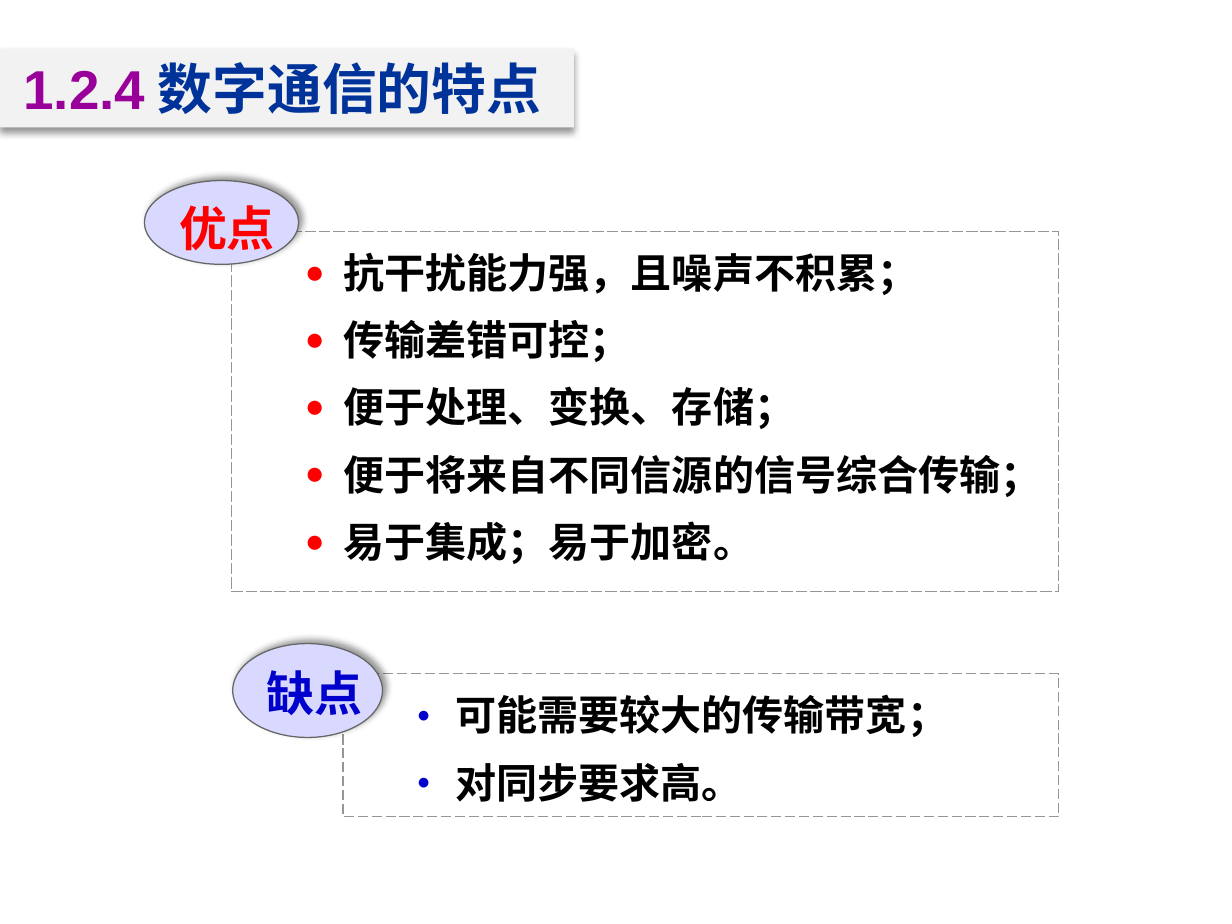
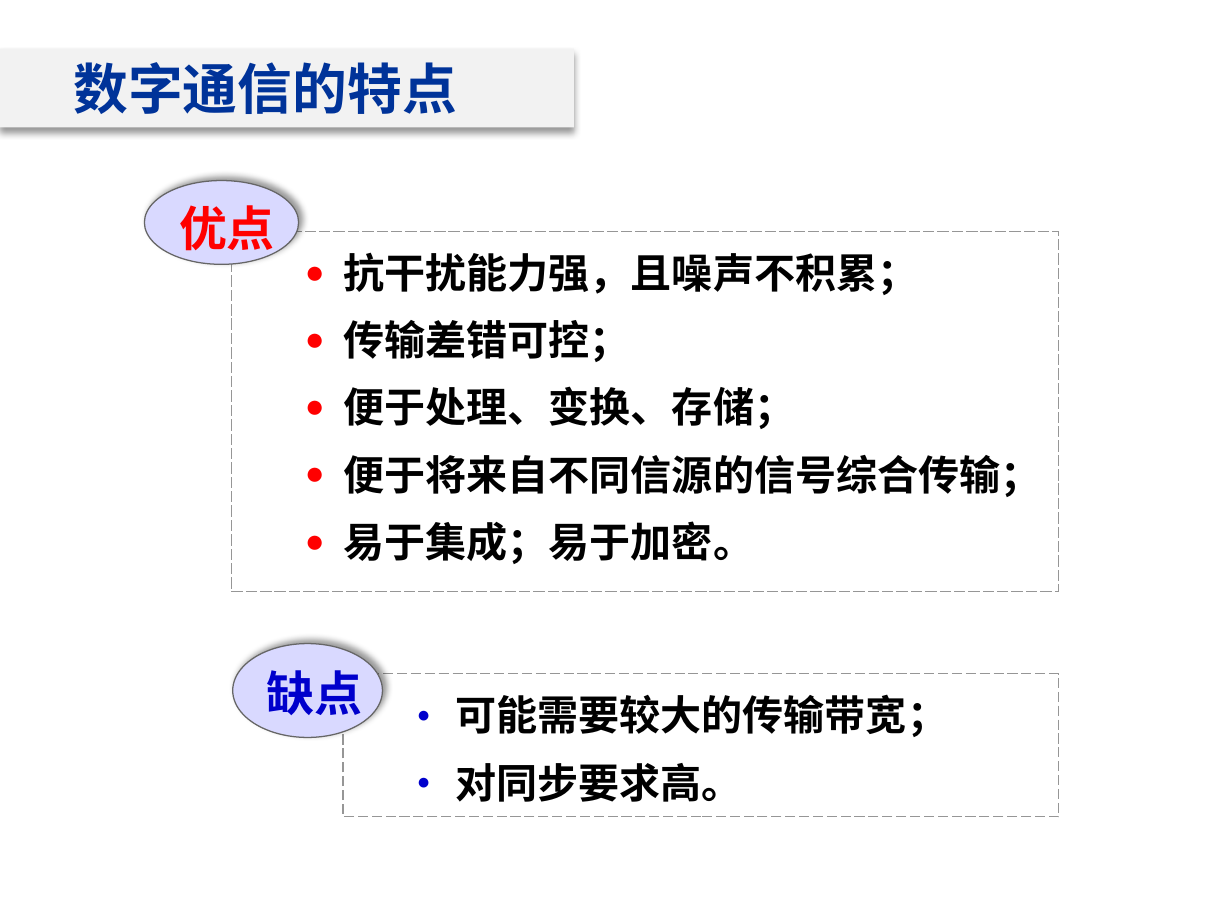
Before and after one commit to Happyday159/course-materials, a slide deck: slide 16 of files/lecture1a.pptx (slide 19 before the commit). Drawn at 1232x924 pixels with LibreOffice and Linux fonts; fonts in the diff are those of the drawing; background and template pictures are left out. Boxes give left, top, right and bottom in pixels: in the first picture for what was removed or moved away, otherwise in the second. Text is boxed around its words. In the diff, an @@ line names an element or a change of style, - is before the commit and + after.

```diff
--- a/files/lecture1a.pptx
+++ b/files/lecture1a.pptx
@@ text in rectangle at <box>73,62,456,114</box>: text changed @@
-1.2.4 数字通信的特点
+数字通信的特点
```
Also in this commit, not shown: 11 other slides changed, 7 slides added, 15 slides removed, 2 other files.
